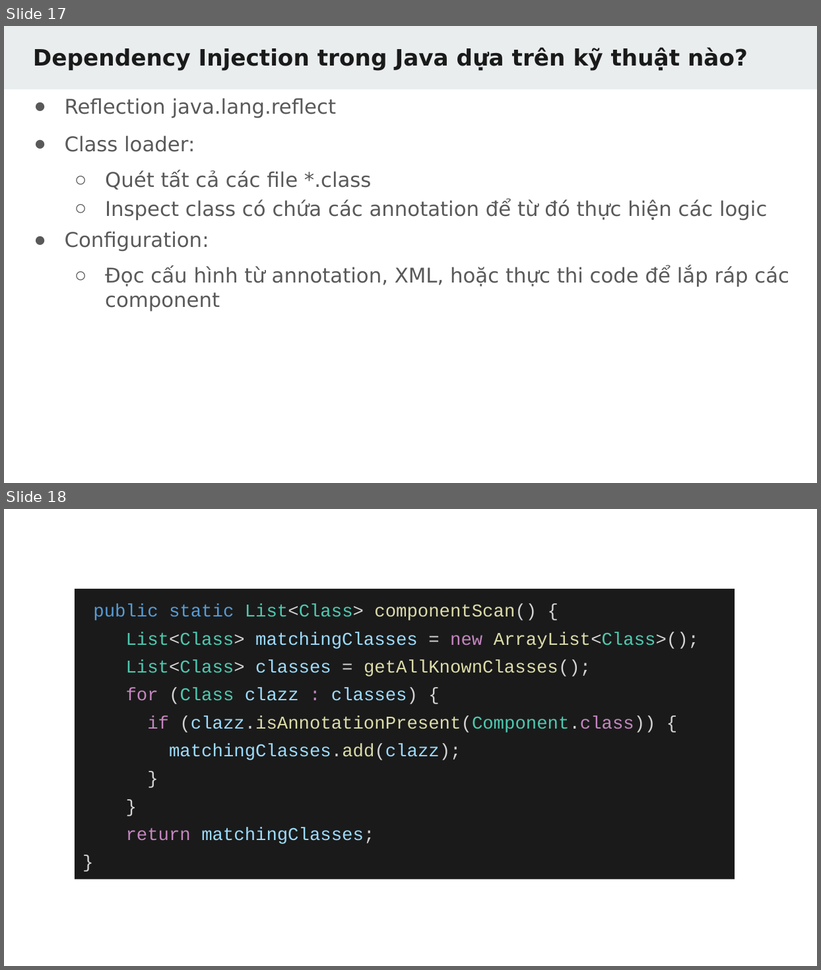
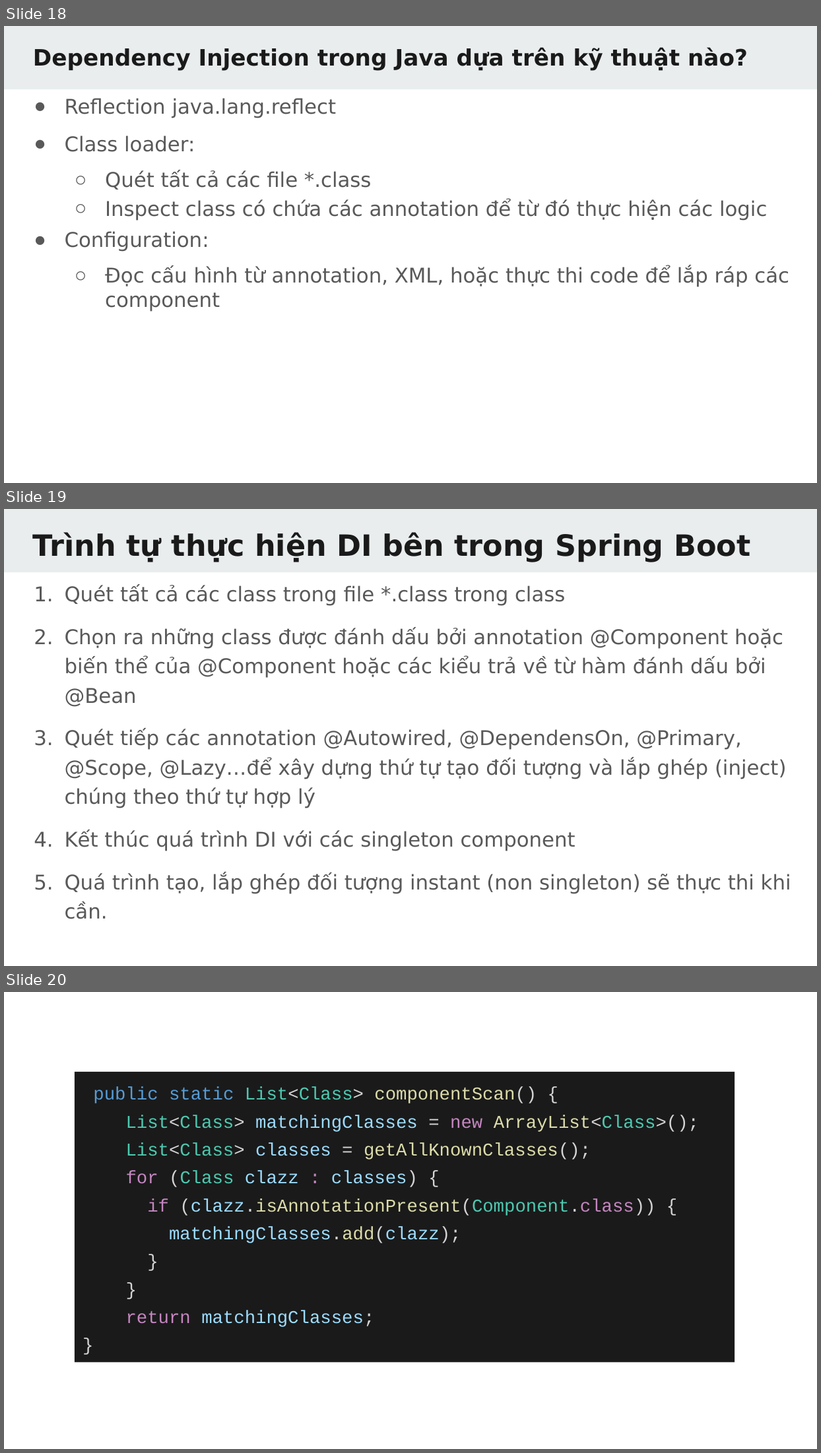
Before and after one commit to TechMaster/springboot2, a slide deck: 07 Dependency Injection/DependencyInjection.pptx. Shown one above the other, each under a label of ours: slides 17 and 18 before the commit, slides 18, 19 and 20 after it. The pictures are 821x970 and 821x1453 pixels, drawn with LibreOffice and Linux fonts; fonts in the diff are those of the drawing. Boxes give left, top, right and bottom in pixels: in the first picture for what was removed or moved away, otherwise in the second. Text is boxed around its words. In the diff, an @@ line names an element or a change of style, - is before the commit and + after.

```diff
--- a/07 Dependency Injection/DependencyInjection.pptx
+++ b/07 Dependency Injection/DependencyInjection.pptx
@@ slide 19 added at (x1=4, y1=509, x2=817, y2=966), background #FFFFFF; not listed: 1 template element that a slide beside it also shows @@
@@ title added at (x1=33, y1=532, x2=750, y2=562), 26 pt, text #1A1A1A, bold @@
+Trình tự thực hiện DI bên trong Spring Boot
@@ text added at (x1=65, y1=585, x2=791, y2=920), 18 pt, text #595959 @@
+1. Quét tất cả các class trong file *.class trong class
+2. Chọn ra những class được đánh dấu bởi annotation @Component hoặc biến thể của @Component hoặc các kiểu trả về từ hàm đánh dấu bởi @Bean
+3. Quét tiếp các annotation @Autowired, @DependensOn, @Primary, @Scope, @Lazy…để xây dựng thứ tự tạo đối tượng và lắp ghép (inject) chúng theo thứ tự hợp lý
+4. Kết thúc quá trình DI với các singleton component
+5. Quá trình tạo, lắp ghép đối tượng instant (non singleton) sẽ thực thi khi cần.
@@ what was slide 17 is now slide 18 @@
@@ what was slide 18 is now slide 20 @@
```
Also in this commit, not shown: 3 slides changed, 5 other slides added, 1 slide removed, 35 other files.
